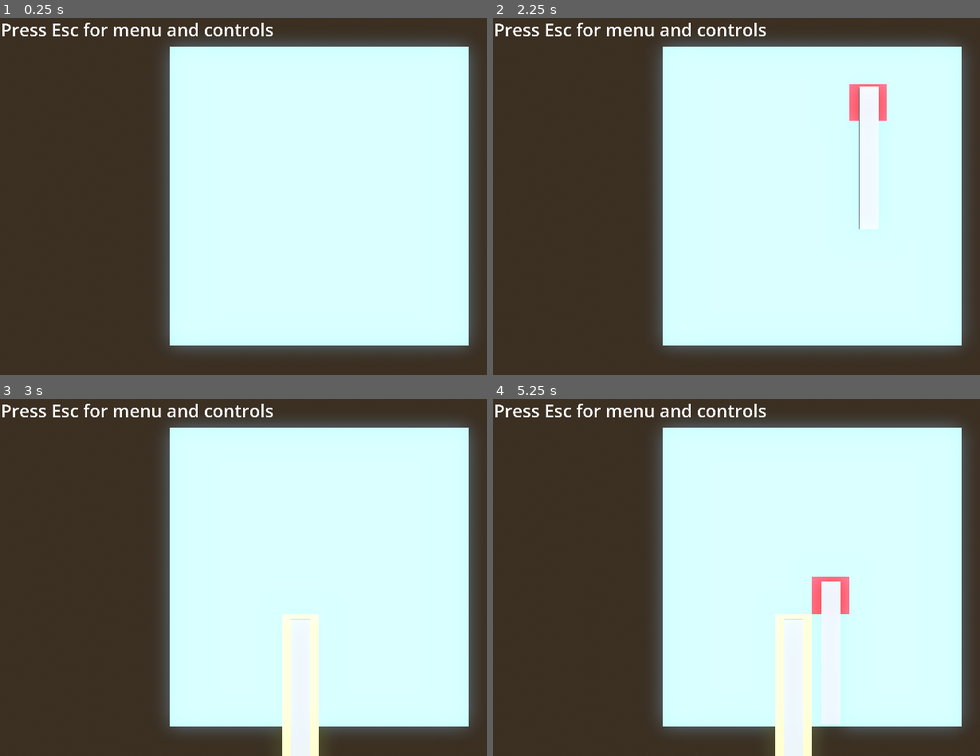
Above: before the commit, frames 1-4 (two rows, left to right).
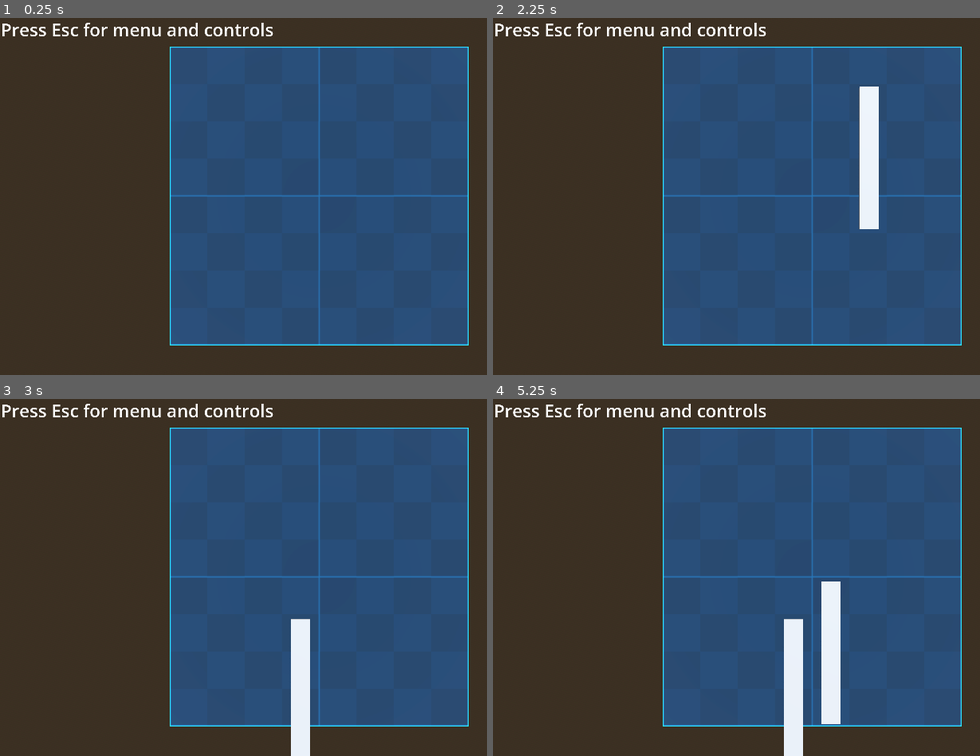
Above: after the commit, the same moments.

Repository: Qwenty228/netcentric
Game: Godot game, scene res://base_level.tscn
Two runs of this game, one before a commit and one after it. Both use one fixed random seed, a clock stepped at 60 frames per second and the inputs below.
Inputs (mouse positions are in pixels of both pictures, inside the frame that each line leads up to):
- Up to frame 1 (0.25 s): no input
- Up to frame 2 (2.25 s): tap Enter at 0.5, 2 s; move the mouse to (950, 178) at 0.52 s; tap 1 (boat1) at 0.6 s; tap Space at 1.25 s; move the mouse to (682, 214) at 1.27 s; tap 4 (boat4) at 1.35 s; move the mouse to (877, 117) at 2.02 s; tap B (build) at 2.1 s
- Up to frame 3 (3 s): tap Space at 2.75 s; move the mouse to (287, 648) at 2.77 s; click (287, 648) at 2.85 s
- Up to frame 4 (5.25 s): tap Enter at 3.5 s; move the mouse to (outside the picture) at 3.52 s; tap R (rotate) at 3.6 s; tap Space at 4.25 s; move the mouse to (619, 523) at 4.27 s; tap 1 (boat1) at 4.35 s; move the mouse to (843, 577) at 5.02 s; tap 4 (boat4) at 5.1 s

The runs differ from the first frame. In frame 1, 55% of the frame differs, in the area x 33-98%, y 6-94%; in frame 2, 54%; in frame 3, 54%; in frame 4, 53%.

Commit message:
grid texture

Diff:
--- a/base_level.tscn
+++ b/base_level.tscn
@@ -1,8 +1,9 @@
-[gd_scene load_steps=14 format=3 uid="uid://lhxvech2dovd"]
+[gd_scene load_steps=15 format=3 uid="uid://lhxvech2dovd"]
 
 [ext_resource type="Script" path="res://base_level.gd" id="1_i2ccr"]
 [ext_resource type="PackedScene" uid="uid://dg3rm1coyrnis" path="res://RayPickerCamera/ray_picker_camera.tscn" id="1_o0cxu"]
 [ext_resource type="MeshLibrary" uid="uid://cgtlk5k5gfwsv" path="res://MeshLibaries/SpaceLibrary.tres" id="1_wa83a"]
+[ext_resource type="Texture2D" uid="uid://csqphpoynjubs" path="res://kenney_prototype-textures/Vector/texture_08.svg" id="2_apdau"]
 [ext_resource type="Script" path="res://boat_manager.gd" id="2_h3xsi"]
 [ext_resource type="PackedScene" uid="uid://c2yxhd1w7tb60" path="res://Boats/small_boat.tscn" id="3_pvxw5"]
 [ext_resource type="PackedScene" uid="uid://dekylbw61q2f4" path="res://Boats/boat_4.tscn" id="4_bc6bj"]
@@ -22,6 +23,7 @@
 
 [sub_resource type="StandardMaterial3D" id="StandardMaterial3D_mgmue"]
 albedo_color = Color(3.65794e-06, 0.630794, 0.971043, 1)
+albedo_texture = ExtResource("2_apdau")
 
 [sub_resource type="LabelSettings" id="LabelSettings_ltwcd"]
 font_size = 90
@@ -53,6 +55,7 @@
 material = SubResource("StandardMaterial3D_mgmue")
 
 [node name="GridMap" type="GridMap" parent="."]
+visible = false
 mesh_library = ExtResource("1_wa83a")
 cell_size = Vector3(4, 4, 4)
 cell_center_y = false
